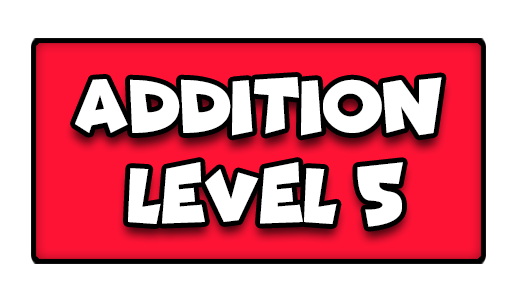
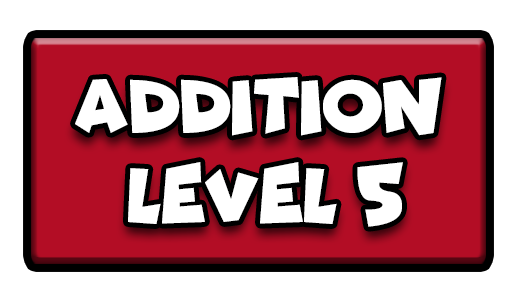
Layered file, before and after one edit (517x301). Changes by layer:
painted on "Rounded Rectangle 1" over [31, 38, 486, 264]
